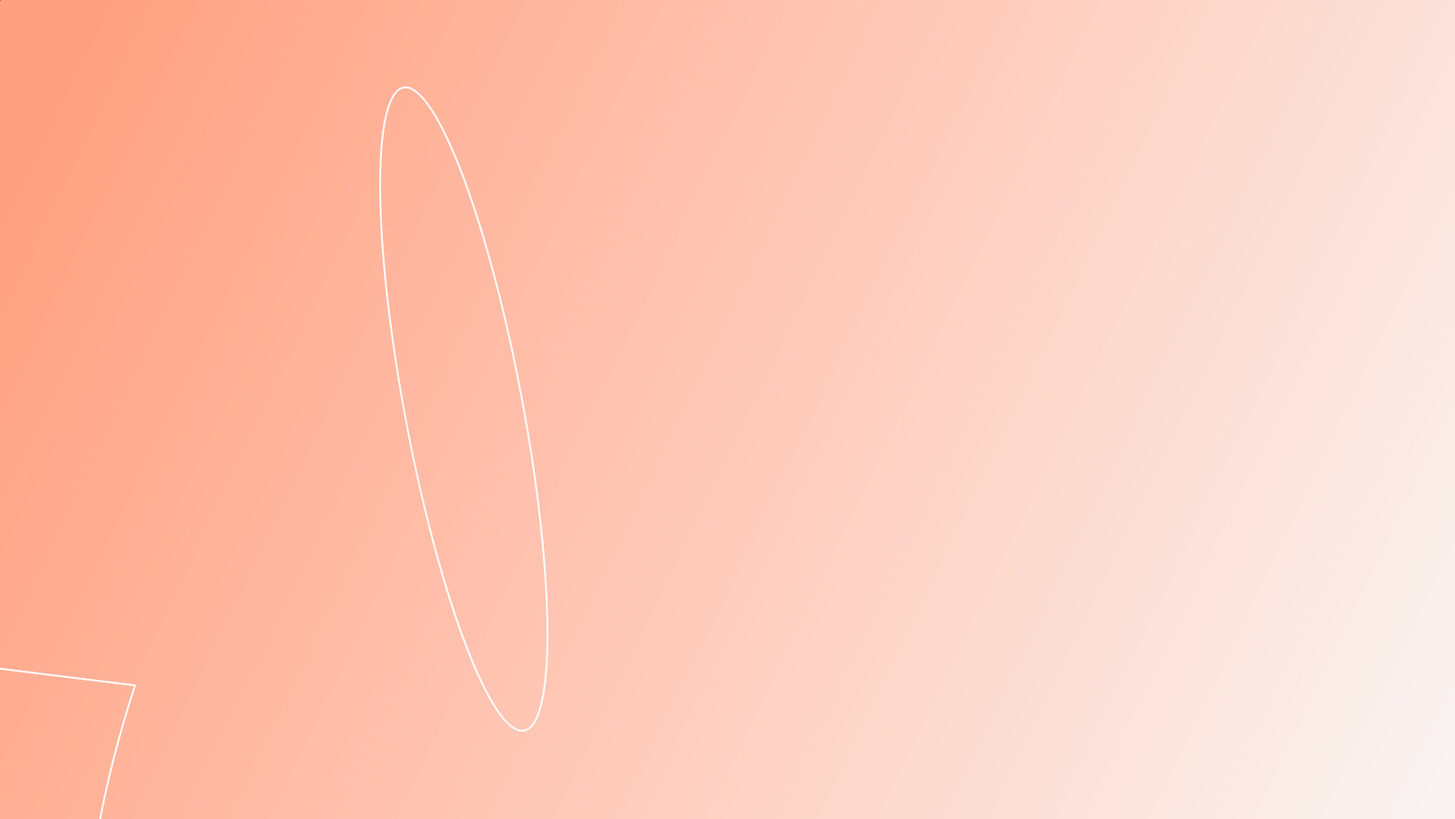
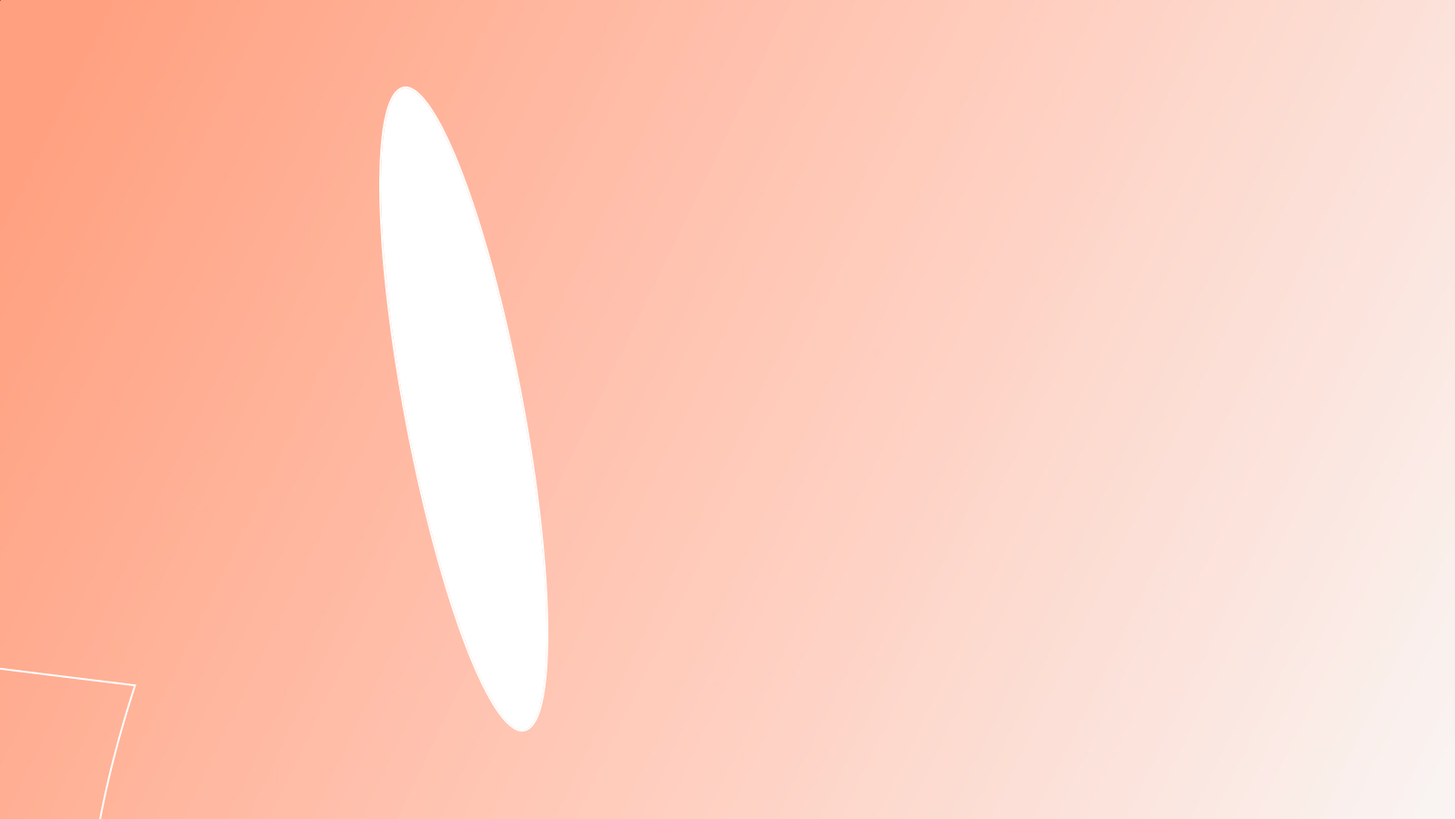
The second 1455px x 819px image is a revision of the first. Changes to its layers:
painted on "Elipse 1" over (381, 88, 547, 730)
